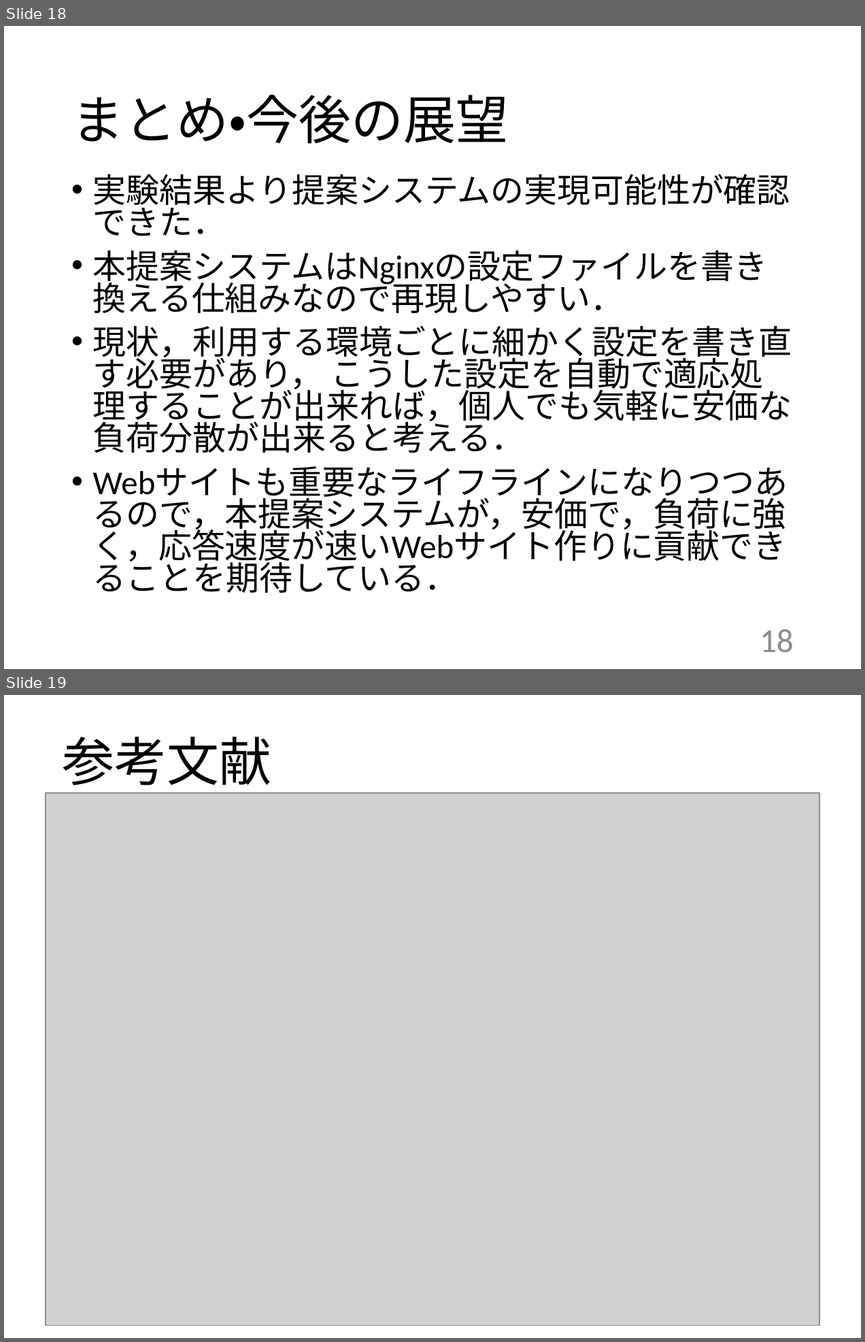
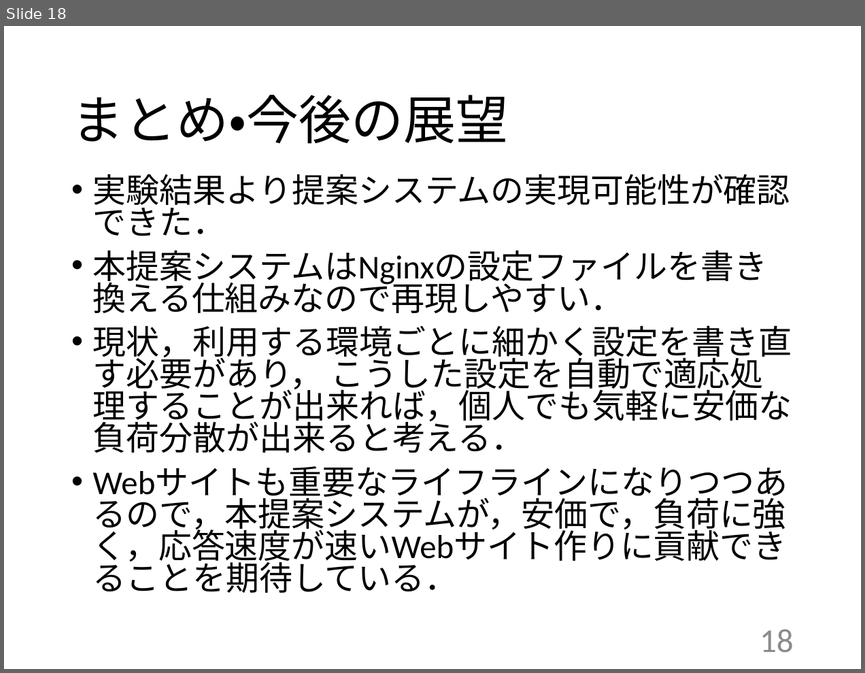
Before and after one commit to kait-takanolab/1821086_matsuo_thesis, a slide deck: 発表用/1821086_卒業研究発表会.pptx. Shown one above the other, each under a label of ours: slides 18 and 19 before the commit, slide 18 after it. The pictures are 865x1342 and 865x673 pixels, drawn with LibreOffice and Linux fonts; fonts in the diff are those of the drawing; grey boxes stand for pictures. Boxes give left, top, right and bottom in pixels: in the first picture for what was removed or moved away, otherwise in the second. Text is boxed around its words. In the diff, an @@ line names an element or a change of style, - is before the commit and + after.

```diff
--- a/発表用/1821086_卒業研究発表会.pptx
+++ b/発表用/1821086_卒業研究発表会.pptx
@@ slide 19 removed at <box>4,695,861,1338</box>, background #FFFFFF @@
@@ title removed at <box>62,736,271,794</box> @@
-参考文献
@@ picture removed at <box>45,793,819,1325</box> @@
@@ page number removed at <box>759,1325,793,1329</box> @@
-19
```
Also in this commit, not shown: 10 slides changed, 1 slide added, 2 other slides removed, 2 other files.
